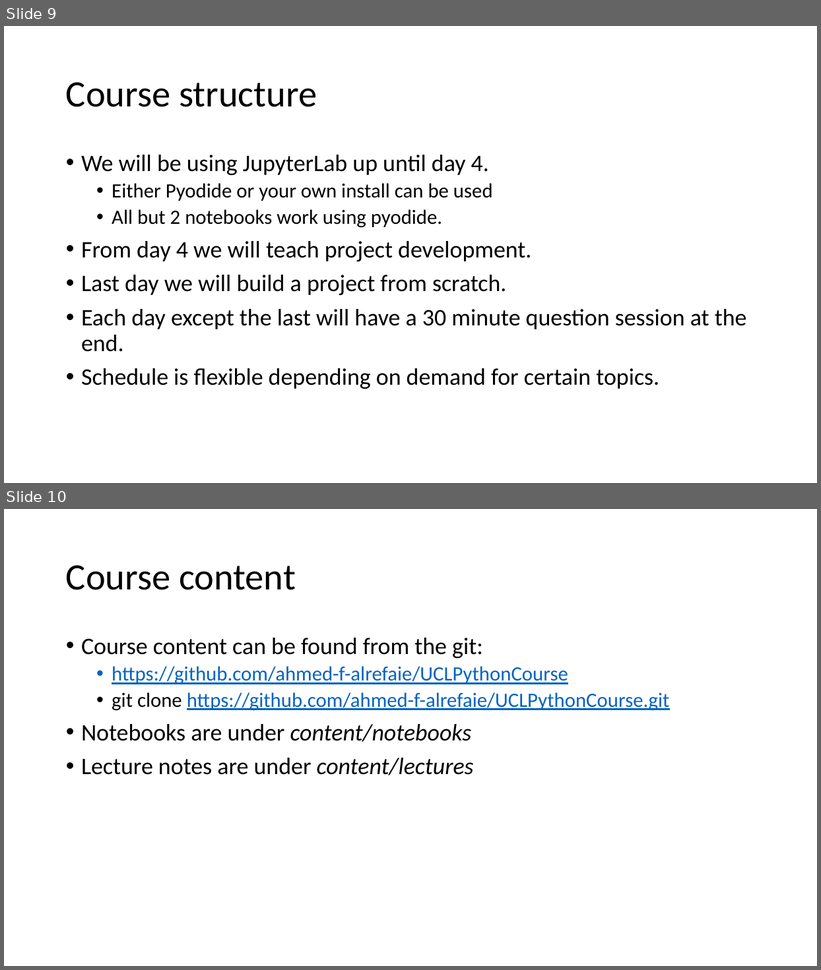
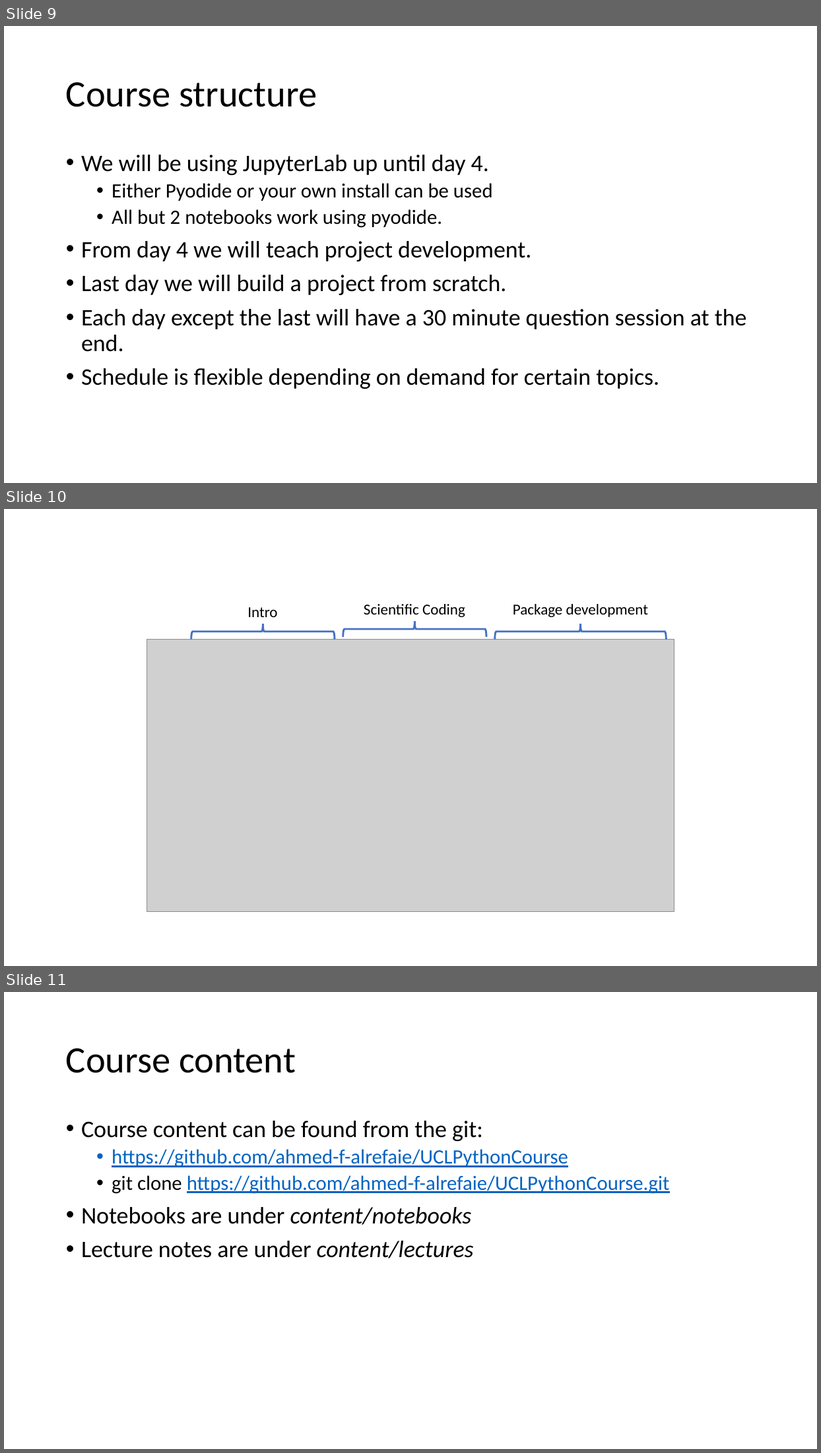
Before and after one commit to ahmed-f-alrefaie/UCLPythonCourse, a slide deck: content/lectures/Introduction.pptx. Shown one above the other, each under a label of ours: slides 9 and 10 before the commit, slides 9, 10 and 11 after it. The pictures are 821x970 and 821x1453 pixels, drawn with LibreOffice and Linux fonts; fonts in the diff are those of the drawing; grey boxes stand for pictures. Boxes give left, top, right and bottom in pixels: in the first picture for what was removed or moved away, otherwise in the second. Text is boxed around its words. In the diff, an @@ line names an element or a change of style, - is before the commit and + after.

Commit message:
Updated intro slides

```diff
--- a/content/lectures/Introduction.pptx
+++ b/content/lectures/Introduction.pptx
@@ slide 10 added at (4,509,817,966), background #FFFFFF @@
@@ text added at (248,607,277,617), 18 pt, text #000000 @@
+Intro
@@ text added at (364,604,465,617), 18 pt, text #000000 @@
+Scientific Coding
@@ text added at (513,604,648,617), 18 pt, text #000000 @@
+Package development
@@ right brace added at (191,624,335,640), outline #4472C4 2.25 pt @@
@@ right brace added at (343,621,487,637), outline #4472C4 2.25 pt @@
@@ right brace added at (495,624,667,640), outline #4472C4 2.25 pt @@
@@ picture added at (147,640,675,912) @@
@@ what was slide 10 is now slide 11 @@
```
Also in this commit, not shown: 1 slide removed.
